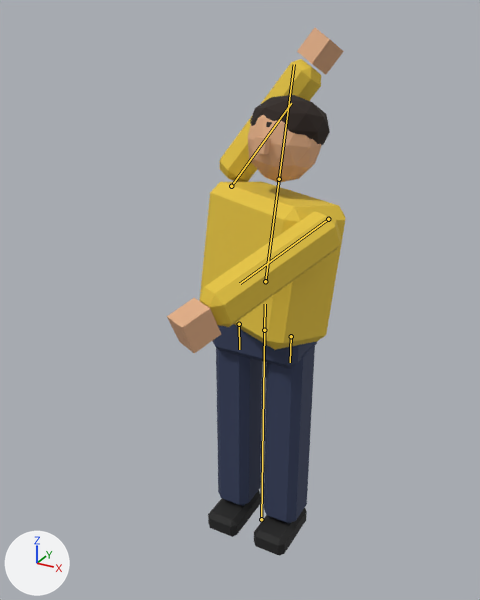
The glTF model public/assets/player.glb, before and after one commit.
Both versions are drawn from a 50 mm lens placed at (1.02, -1.99, 2.05), pointed at (0.0, -0.14, 1.12). The axes (+X, +Y, +Z) are drawn at lower left. The lights are the same throughout. The picture after the commit comes second. Both versions are drawn at frame 3 of the action 'Throw'; the numbers are the values there. The bones that bend it are drawn over the model as lines.

The first picture shows 'player_arm.L', 'player_arm.R', 'player_hair', 'player_hand.L', 'player_hand.R', 'player_head', 'player_leg.L', 'player_leg.R', 'player_nose', 'player_pelvis', 'player_shoe.L', 'player_shoe.R', 'player_torso'.
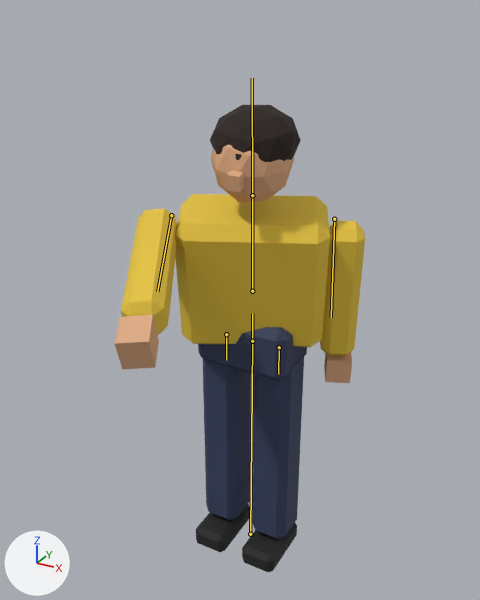
Edits to the bpy script that builds the scene:
```text
Change bone_root:
    where bone_root = bpy.data.objects['Player'].pose.bones['root']
    bone_root.location: (0.0, 0.0, -0.05) -> (0.0, 0.0, 0.05)
Change bone_chest:
    where bone_chest = bpy.data.objects['Player'].pose.bones['chest']  # child of 'hips'
    bone_chest.rotation_quaternion: (0.974, -0.068, -0.216, -0.015) -> (0.97, 0.111, 0.215, -0.025)  # degrees (-8, -25, 0) -> degrees (13, 25, 0)
Change bone_arm_l:
    where bone_arm_l = bpy.data.objects['Player'].pose.bones['arm.L']  # child of 'chest'
    bone_arm_l.rotation_quaternion: (0.866, -0.5, 0.0, 0.0) -> (0.998, -0.055, 0.0, 0.0)  # degrees (-60, 0, 0) -> degrees (-6, 0, 0)
Change bone_arm_r:
    where bone_arm_r = bpy.data.objects['Player'].pose.bones['arm.R']  # child of 'chest'
    bone_arm_r.rotation_quaternion: (-0.171, -0.97, -0.171, -0.03) -> (0.74, -0.672, 0.022, -0.024)  # degrees (160, 0, 20) -> degrees (-85, 0, -4)
Change bone_head:
    where bone_head = bpy.data.objects['Player'].pose.bones['head']  # child of 'chest'
    bone_head.rotation_quaternion: (0.985, 0.0, 0.174, 0.0) -> (0.988, 0.0, -0.155, 0.0)  # degrees (0, 20, 0) -> degrees (0, -18, 0)
```

Where the change shows, as pixel boxes [x1, y1, x2, y2] in the pictures (480 x 600 px):
'player_torso', posed (7% wider, 9% shorter): before [200, 182, 345, 350]; after [175, 194, 330, 347]
'player_arm.L', posed (68% narrower, 16% taller): before [200, 211, 341, 327]; after [320, 221, 365, 356]
'player_leg.L', posed: before [263, 344, 315, 523]; after [252, 355, 304, 539]
'player_leg.R', posed: before [216, 348, 263, 506]; after [203, 359, 251, 520]
'player_arm.R', posed (44% narrower): before [220, 59, 321, 182]; after [121, 209, 177, 335]
'player_hair', posed (14% wider, 12% taller): before [250, 95, 330, 146]; after [210, 105, 301, 162]
'player_head', posed: before [248, 115, 321, 183]; after [211, 145, 294, 202]
'player_pelvis', posed: before [212, 324, 317, 368]; after [198, 327, 307, 381]
'player_hand.R', posed (6% narrower, 15% taller): before [297, 28, 344, 75]; after [115, 315, 159, 369]
'player_hand.L', posed: before [167, 298, 221, 354]; after [324, 352, 352, 383]
'player_shoe.L', posed: before [254, 508, 307, 556]; after [242, 523, 297, 572]
'player_shoe.R', posed: before [208, 490, 261, 537]; after [196, 504, 250, 552]
'player_nose', posed: before [253, 137, 271, 154]; after [227, 170, 244, 192]
bone 'root', root to tip: before (261, 519) to (264, 330); after (250, 534) to (252, 341)
bone 'chest', root to tip: before (265, 281) to (279, 179); after (252, 291) to (252, 195)
bone 'arm.L', root to tip: before (328, 219) to (240, 283); after (334, 219) to (331, 317)
bone 'arm.R', root to tip: before (231, 186) to (291, 103); after (171, 215) to (157, 291)
bone 'head', root to tip: before (279, 179) to (294, 64); after (252, 195) to (252, 78)
